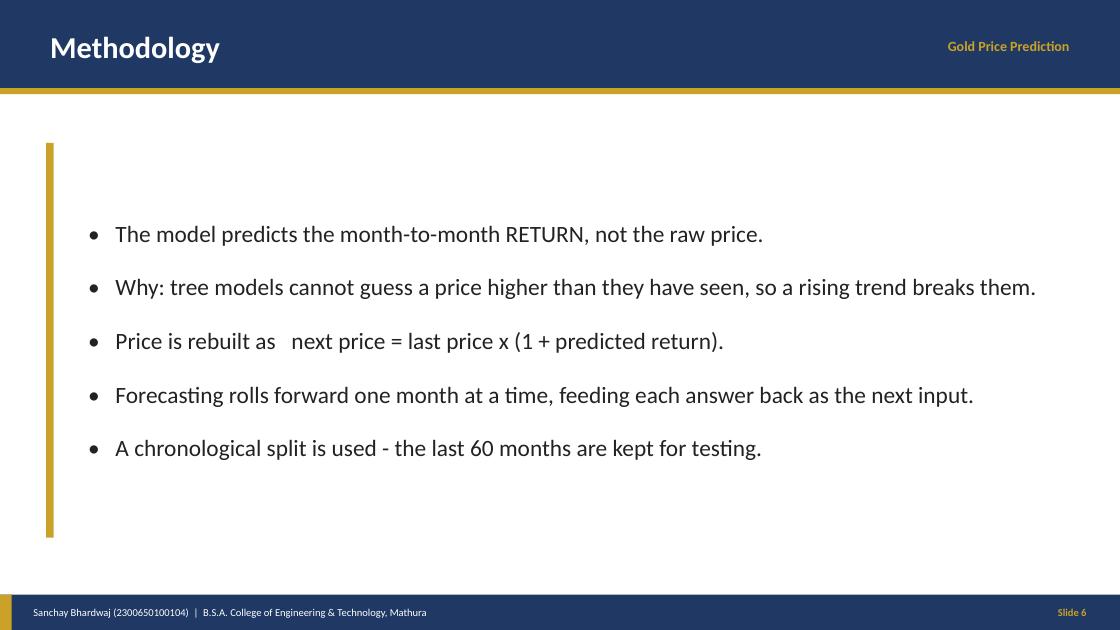
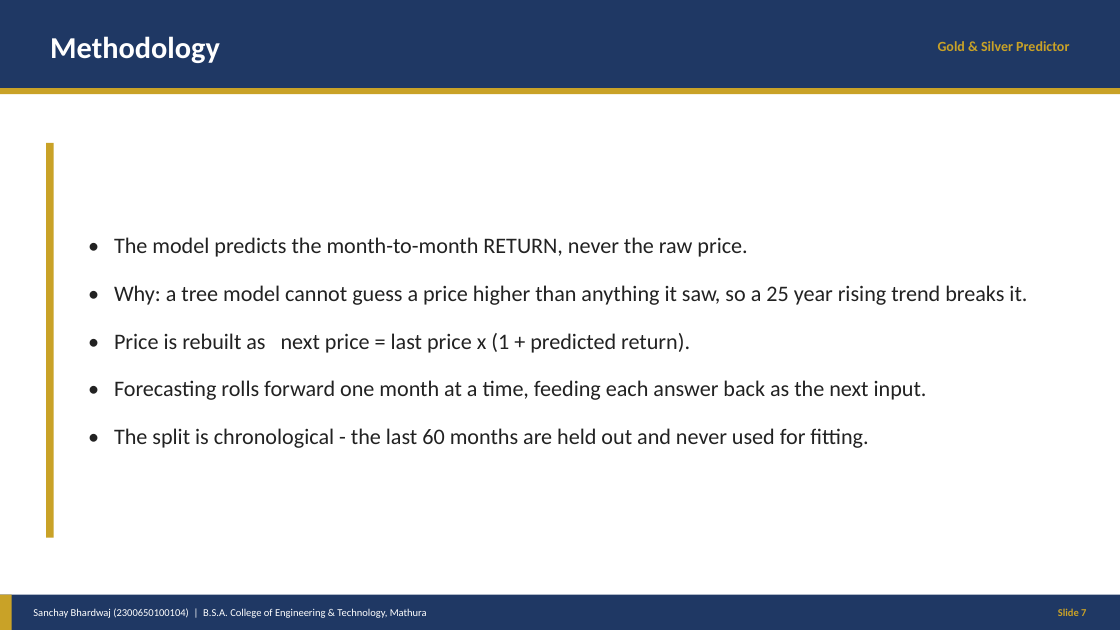
Before and after one commit to sanchaybhardwaj411-alt/gold-price-prediction, a slide deck: slide 7 of docs/Gold-Price-Prediction-Presentation.pptx (slide 6 before the commit). Drawn at 1120x630 pixels with LibreOffice and Linux fonts; fonts in the diff are those of the drawing. Boxes give left, top, right and bottom in pixels: in the first picture for what was removed or moved away, otherwise in the second. Text is boxed around its words. In the diff, an @@ line names an element or a change of style, - is before the commit and + after.

Commit message:
Replace the desktop GUI with a live gold + silver web dashboard
The Tkinter window was hard to read and only knew about gold. The new
dashboard fetches real prices from public APIs, converts them to rupees
per gram and per kg, and forecasts 12 months for both metals starting
from today's live price instead of the end of the training file.

```diff
--- a/docs/Gold-Price-Prediction-Presentation.pptx
+++ b/docs/Gold-Price-Prediction-Presentation.pptx
@@ text at (938,41,1069,51): text changed @@
-Gold Price Prediction
+Gold & Silver Predictor
@@ text at (114,237,1027,305): text changed; size 20 to 19 pt @@
-• The model predicts the month-to-month RETURN, not the raw price.
-• Why: tree models cannot guess a price higher than they have seen, so a rising trend breaks them.
+• The model predicts the month-to-month RETURN, never the raw price.
+• Why: a tree model cannot guess a price higher than anything it saw, so a 25 year rising trend breaks it.
@@ text at (114,333,927,400): size 20 to 19 pt in "• Price is rebuilt as next price ...", "• Forecasting rolls forward one month at ..."; less space between paragraphs @@
@@ text at (114,428,868,448): text changed; size 20 to 19 pt @@
-• A chronological split is used - the last 60 months are kept for testing.
+• The split is chronological - the last 60 months are held out and never used for fitting.
@@ text at (1058,608,1086,616): text changed @@
-Slide 6
+Slide 7
```
Also in this commit, not shown: 11 other slides changed, 2 slides added, 21 other files.
